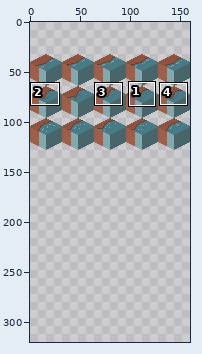
Two states of a pixel-art file, Tilesets/.aseprite/animatedShore.aseprite. The picture above shows the old version from afar; the outline marks the close-up.
Close-up. Before:
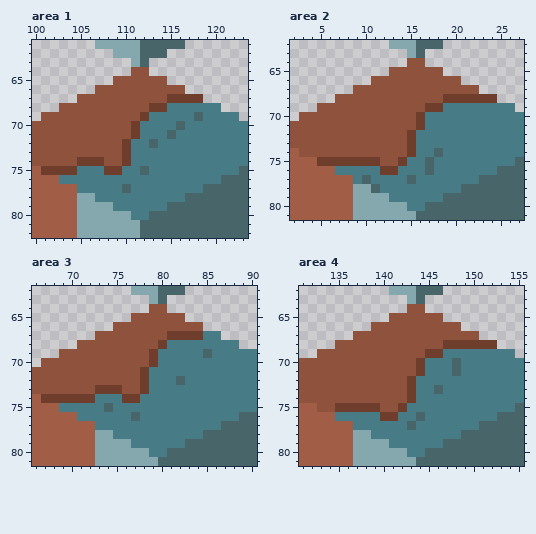
160x96 pixels, 1 frame. Shown: area 1: x 100..123, y 61..82; area 2: x 2..27, y 62..81; area 3: x 66..90, y 62..81; area 4: x 131..155, y 62..81. The old version is drawn lined up with the new one, on the new canvas. The commit also changed other parts of the picture, which this record leaves out.
And afterwards:
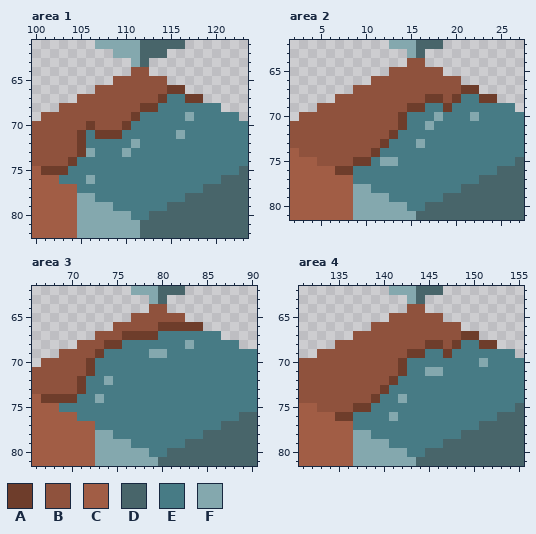
Palette (. is transparent): A #6e3d2b  B #8f523d  C #a15d45  D #48656a  E #477b85  F #84a8ae
The exact change:
canvas 160x96 -> 160x320, the old top-left corner now at 0,32
Changed rows in their new state; - is an unchanged pixel.
Area 1:
first column x 104:
66 -----------AA--
67 ----------AEE--
68 --------A-E----
69 -------AE----FE
70 --A---AE----E--
71 -AEAAAEE---EF--
72 -AEEEEEF-E-----
73 -AFEEEF--------
74 AEEEEEE--------
75 E---EE--E------
76 --F------------
77 ------E--------
Area 2:
first column x 5:
67 ----------------AA
68 ------------AAB-EE
69 ----------AAEEA---
70 ---------AEE-F---F
71 ---------AEEF-----
72 --------AEE-------
73 -------AEEEF------
74 ------AEEEE--E----
75 BBBB--EFFE--E-----
76 --AA---EE---E-----
77 -----E----E-------
78 ------E-----------
Area 3:
first column x 71:
66 ---------AAAAA-
67 -----AAAAEEEEE-
68 ---AAEEEEE--F--
69 --AEEEEEFF----E
70 -AEEEEEEE------
71 -AEEEEEE-------
72 AEEFEEEE---E---
73 AEEEEEEE-------
74 EEF--EE--------
75 ---E-----------
76 ------E--------
Area 4:
first column x 135:
67 --------------AA-
68 ----------AAB-EE-
69 --------AAEEA----
70 -------AEE---E--F
71 -------AEEFF-E---
72 ------AEE--------
73 -----AEEE--E-----
74 ----AEEFE--------
75 BB--EEEE---------
76 AA---EF--E-------
77 --------E--------
Pixel boxes of the changes (left, top, right, bottom) in both close-ups:
changed: (68, 85, 203, 193)
changed: (317, 85, 479, 193)
changed: (77, 322, 212, 421)
changed: (335, 331, 488, 430)
